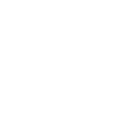
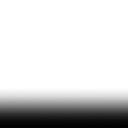
Layer changes from the first 128 x 128 image to the second:
renamed "Layer 1" to "Layer 2", showed it, painted on it over bbox(0, 88, 128, 128)
